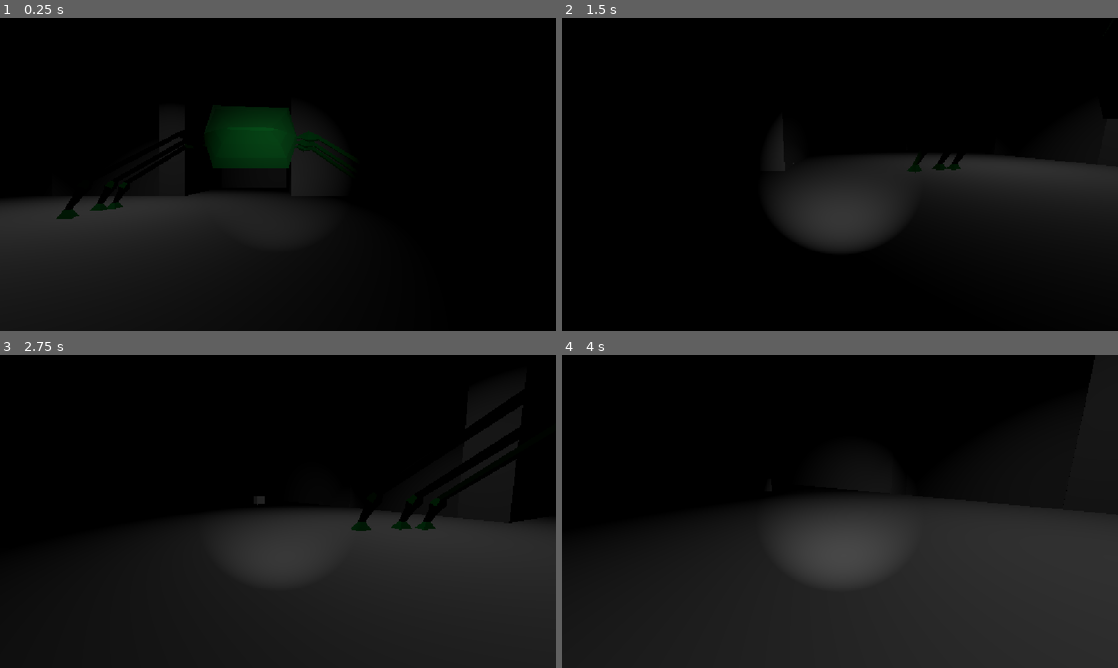
Above: before the commit, frames 1-4 (two rows, left to right).
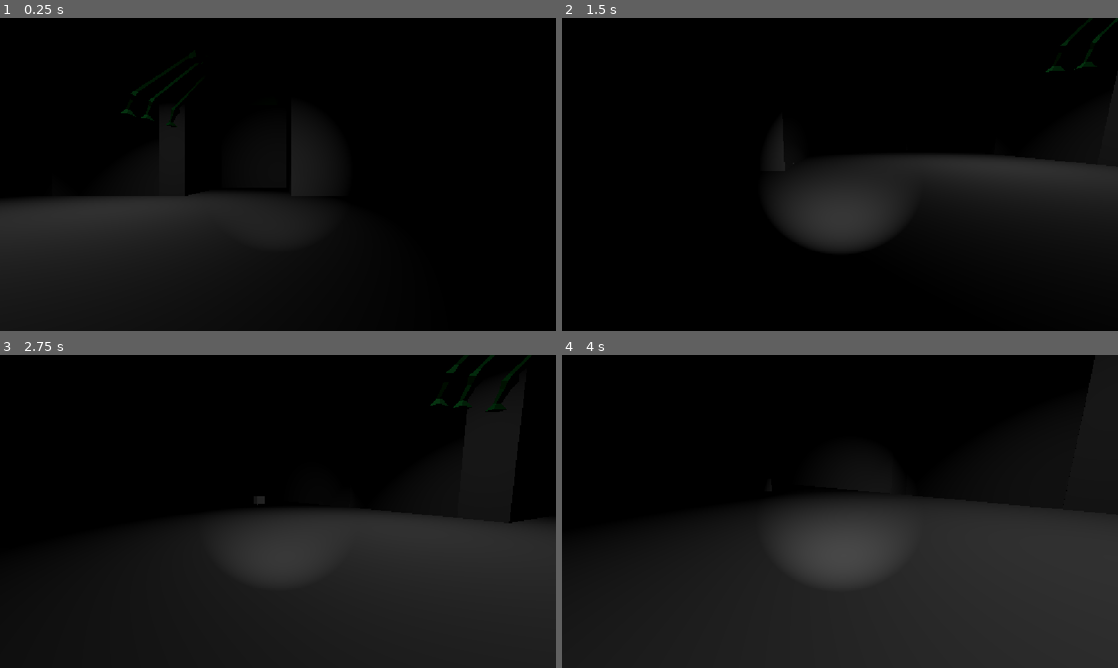
Above: after the commit, the same moments.

Repository: Dexter-Goater/gorefield
Game: Godot game, scene res://Scenes/3d/main_3d.tscn
Two runs of this game, one before a commit and one after it. Both use one fixed random seed, a clock stepped at 60 frames per second and the inputs below. This scene is started directly instead of the project's main scene.
Inputs (mouse positions are in pixels of both pictures, inside the frame that each line leads up to):
- Up to frame 1 (0.25 s): no input
- Up to frame 2 (1.5 s): tap Enter at 0.5 s; move the mouse to (962, 158) at 0.52 s; hold D (right) 0.53-1.28 s; tap E (E) at 0.6, 1.35 s; click (962, 158) at 0.67 s; move the mouse to (812, 174) at 1.27 s; hold W (forward) from 1.28 s (still down)
- Up to frame 3 (2.75 s): keep holding W (forward); move the mouse to (289, 505) at 2.02 s; press the mouse at (289, 505) at 2.03 s; tap E (E) at 2.3 s
- Up to frame 4 (4 s): keep holding W (forward); move the mouse to (834, 517) at 2.77 s; release the mouse at (834, 517) at 2.78 s; tap Space (Space) at 2.85 s; tap E (E) at 3.05, 3.6 s; move the mouse to (878, 514) at 3.52 s

The runs differ from the first frame. In frame 1, 3.2% of the frame differs, in the area x 10-56%, y 17-65%; in frame 2, 0.4%; in frame 3, 0.6%; in frame 4, nothing differs.
Error after the commit: Parse Error: Expected expression as the function argument. (res://Scripts/3d/enemy.gd:46)

Commit message:
20/07
Did a little work on enemy pathfinding

Diff:
--- a/Scripts/3d/enemy.gd
+++ b/Scripts/3d/enemy.gd
@@ -17,11 +17,11 @@
 func _process(delta: float) -> void:
 	match  state:
 		State.IDLE:
-			print("idle")
+			_on_idle()
 		State.WAITING_TO_MOVE:
-			print("Waiting")
+			_on_waiting_to_move()
 		State.MOVE:
-			print("move")
+			_on_move()
 
 	look_at($"../FpsController".global_position)
 	rotation.x = 0
@@ -34,6 +34,21 @@
 		velocity = dir * 1
 	move_and_slide()
 
+func _on_idle():
+	velocity = Vector3.ZERO
+	idle_timer_count = idle_wait_time
+	state = State.WAITING_TO_MOVE
+
+func _on_waiting_to_move(delta: float):
+	idle_timer_count -= delta
+
+	if idle_timer_count <= 0.0:
+		print(:"time to move!")
+
+func _on_move():
+	print("move")
+
+
 
 func _on_timer_timeout() -> void:
 	moving = true
